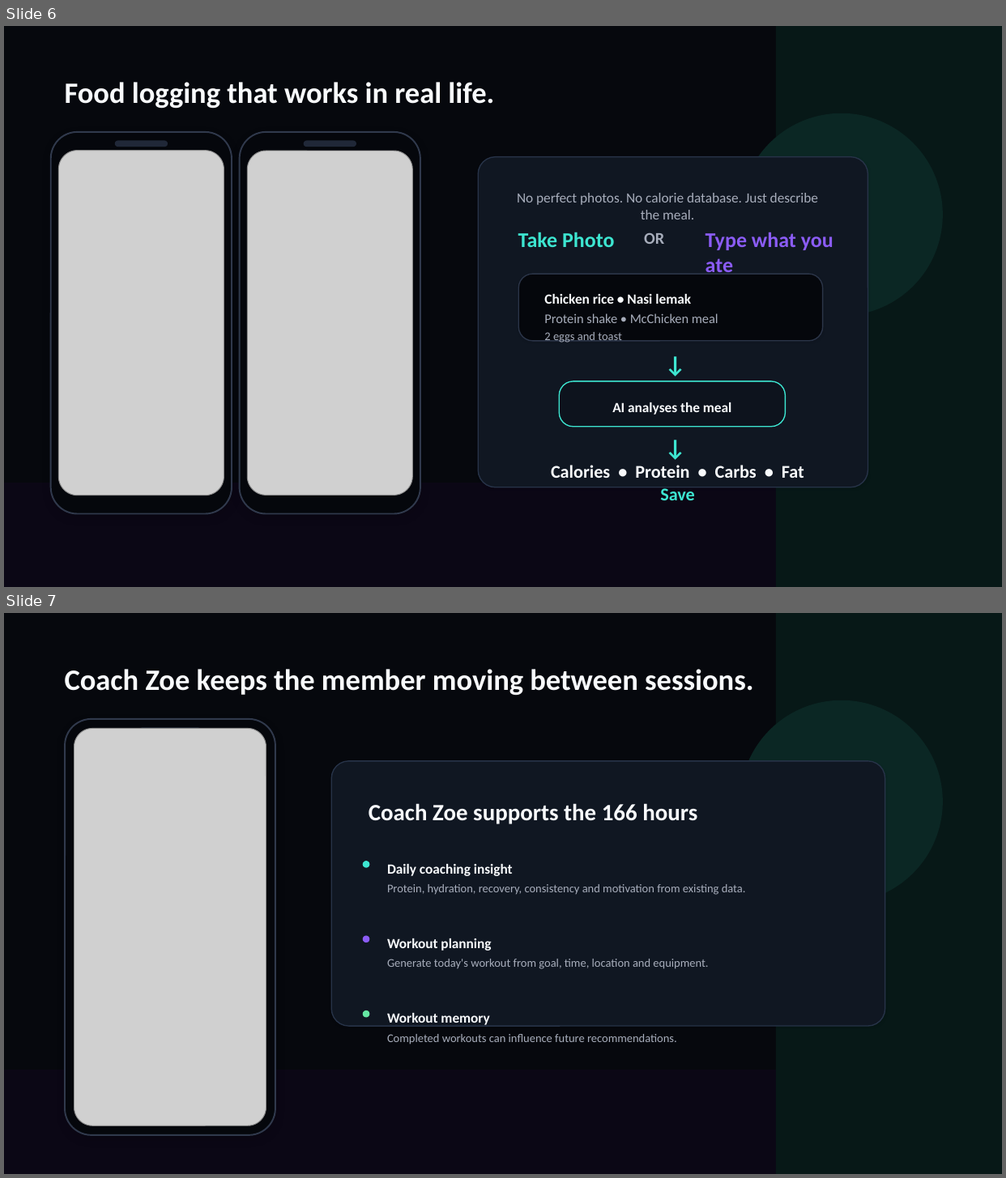
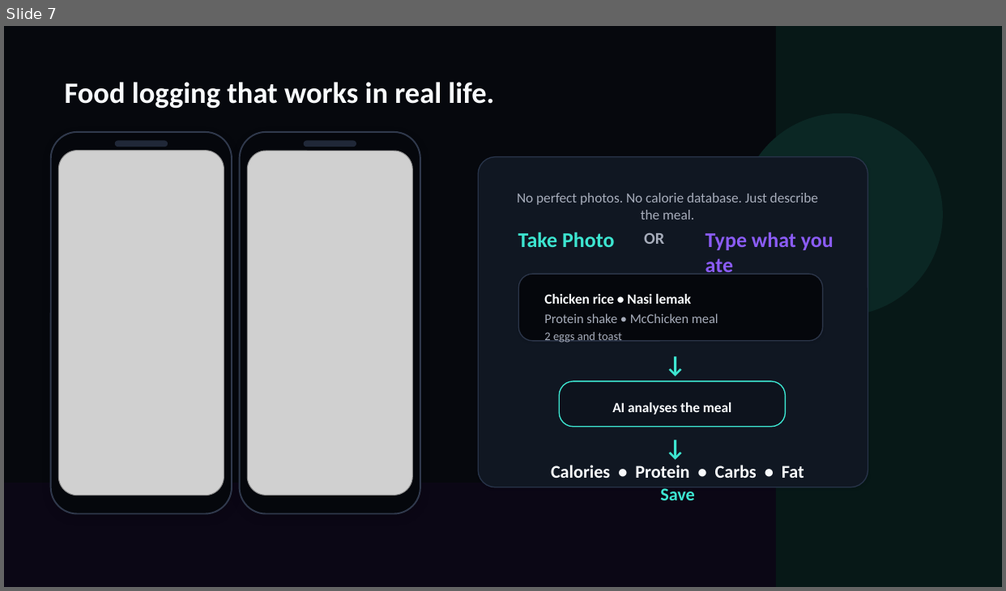
Before and after one commit to mdfarizanwar369/ascend, a slide deck: outputs/Ascend_Gym_Owner_Product_Deck_With_Screenshots_2026.pptx. Shown one above the other, each under a label of ours: slides 6 and 7 before the commit, slide 7 after it. The pictures are 1006x1178 and 1006x591 pixels, drawn with LibreOffice and Linux fonts; fonts in the diff are those of the drawing; grey boxes stand for pictures. Boxes give left, top, right and bottom in pixels: in the first picture for what was removed or moved away, otherwise in the second. Text is boxed around its words. In the diff, an @@ line names an element or a change of style, - is before the commit and + after.

```diff
--- a/outputs/Ascend_Gym_Owner_Product_Deck_With_Screenshots_2026.pptx
+++ b/outputs/Ascend_Gym_Owner_Product_Deck_With_Screenshots_2026.pptx
@@ slide 7 removed at <box>4,613,1002,1174</box>, background #06080D @@
@@ rectangle removed at <box>776,613,1002,1174</box> @@
@@ text removed at <box>65,669,753,695</box> @@
-Coach Zoe keeps the member moving between sessions.
@@ ellipse removed at <box>740,700,943,904</box> @@
@@ rounded rectangle removed at <box>65,719,275,1135</box> @@
@@ picture removed at <box>74,728,266,1126</box> @@
@@ rounded rectangle removed at <box>138,727,201,734</box> @@
@@ rounded rectangle removed at <box>332,761,886,1026</box> @@
@@ text removed at <box>368,803,697,824</box> @@
-Coach Zoe supports the 166 hours
@@ ellipse removed at <box>363,861,369,867</box> @@
@@ text removed at <box>387,864,513,876</box> @@
-Daily coaching insight
@@ text removed at <box>387,884,746,895</box> @@
-Protein, hydration, recovery, consistency and motivation from existing data.
@@ ellipse removed at <box>363,935,369,943</box> @@
@@ text removed at <box>387,939,491,951</box> @@
-Workout planning
@@ text removed at <box>387,959,708,969</box> @@
-Generate today's workout from goal, time, location and equipment.
@@ ellipse removed at <box>363,1011,369,1017</box> @@
@@ text removed at <box>387,1013,489,1025</box> @@
-Workout memory
@@ text removed at <box>387,1034,677,1045</box> @@
-Completed workouts can influence future recommendations.
@@ rectangle removed at <box>4,1070,1002,1174</box> @@
@@ what was slide 6 is now slide 7 @@
```
Also in this commit, not shown: 6 slides changed, 2 slides added, 2 other slides removed, 20 other files.
